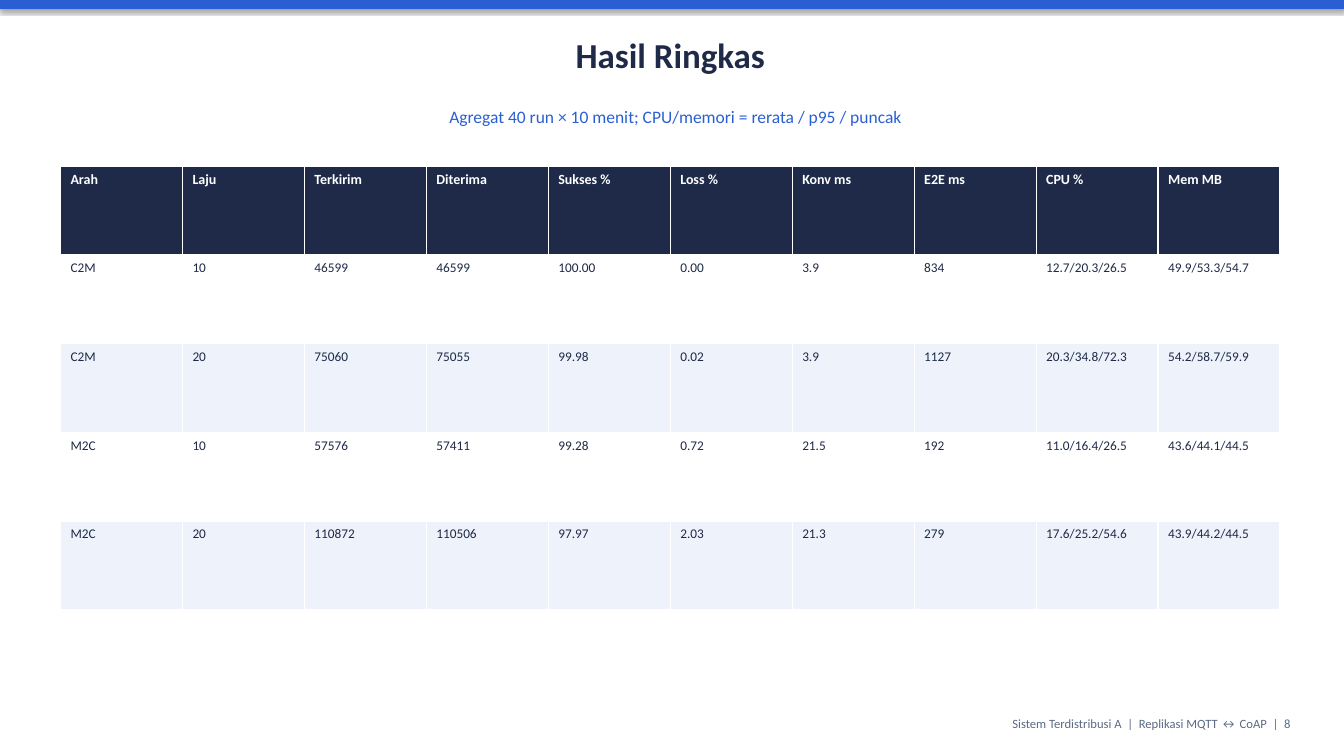
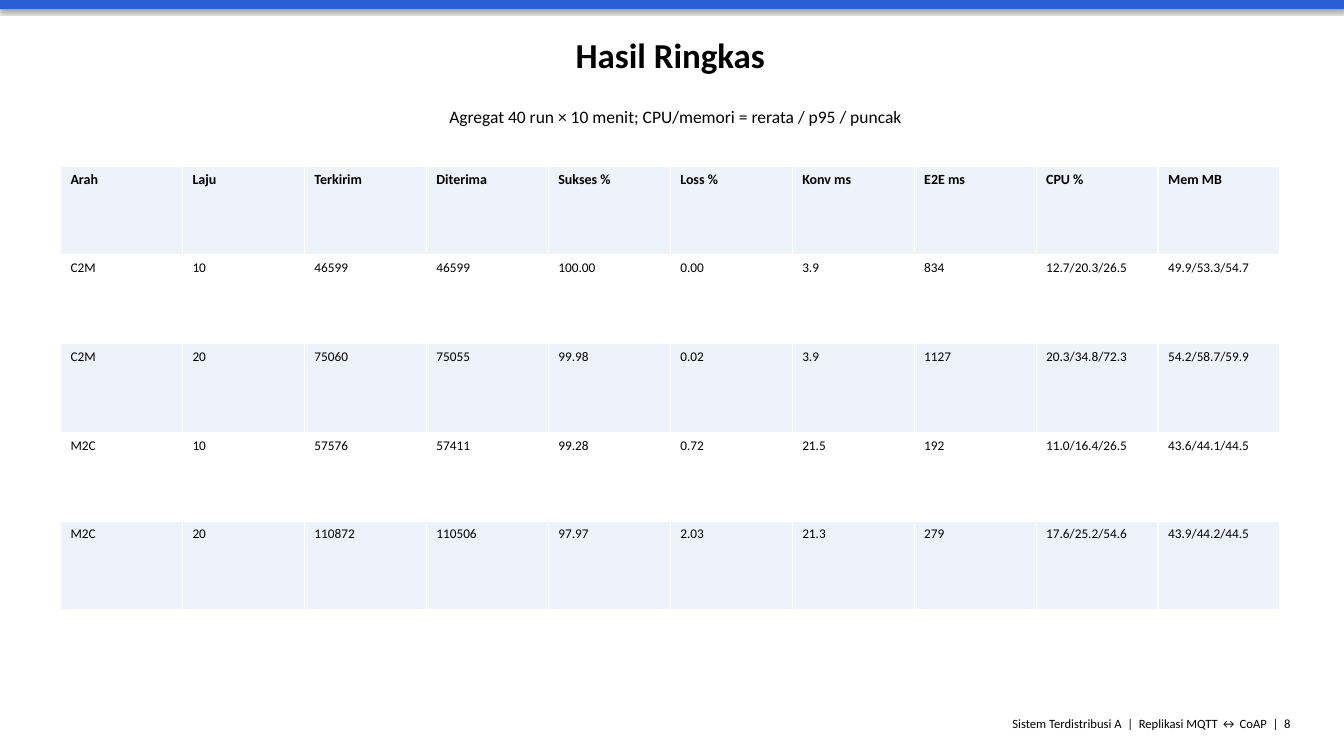
Before and after one commit to bangdhidotcom/sistem-terdistribusi-mqtt-coap, a slide deck: slide 8 of slide/Slide_Presentasi.pptx. Drawn at 1344x756 pixels with LibreOffice and Linux fonts; fonts in the diff are those of the drawing. Boxes give left, top, right and bottom in pixels: in the first picture for what was removed or moved away, otherwise in the second. Text is boxed around its words. In the diff, an @@ line names an element or a change of style, - is before the commit and + after.

```diff
--- a/slide/Slide_Presentasi.pptx
+++ b/slide/Slide_Presentasi.pptx
@@ text "Hasil Ringkas" at box(576, 43, 765, 74): text colour #1E2A47 to #000000 @@
@@ text "Agregat 40 run × 10 ..." at box(449, 111, 901, 126): text colour #2A5FD4 to #000000 @@
@@ table at box(60, 166, 1280, 610) @@
@@ fill #1E2A47 to #EEF3FB in row 1 @@
@@ text colour #FFFFFF to #000000 in "Arah", "Laju", "Terkirim", "Diterima" and 6 more places @@
@@ text colour #1E2A47 to #000000 in "C2M", "10", "46599", "46599" and 36 more places @@
@@ text "Sistem Terdistribusi A | Replikasi ..." at box(1012, 719, 1290, 730): text colour #5B6B84 to #000000 @@
```
Also in this commit, not shown: 11 other slides changed, 23 other files.
